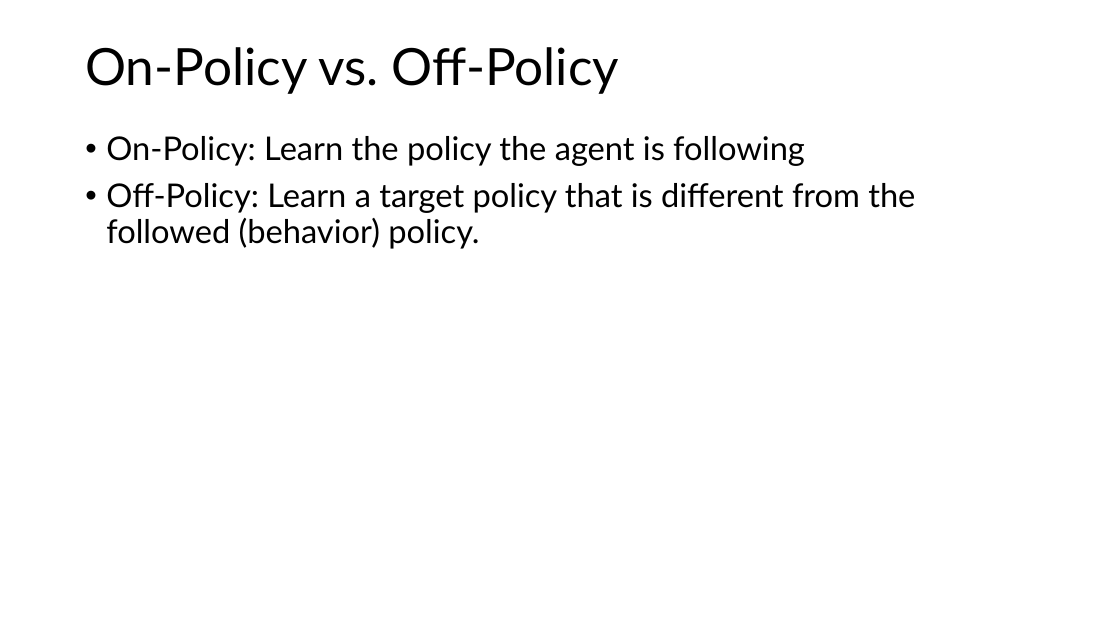
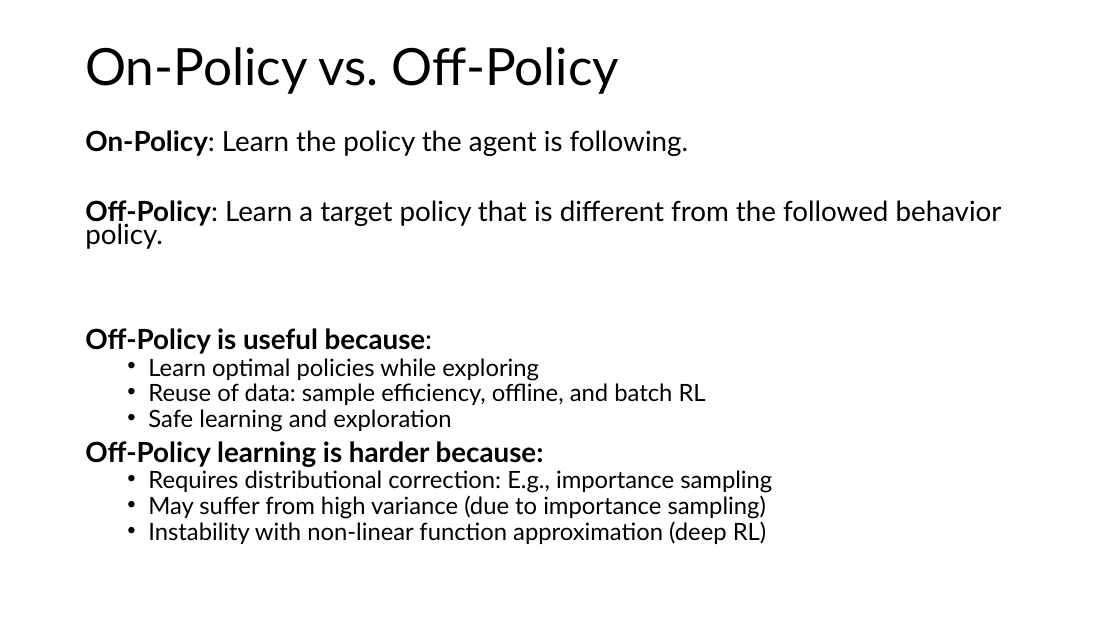
Before and after one commit to mhahsler/Introduction_to_Reinforcement_Learning, a slide deck: slide 20 of slides/Lecture_Chapter08.pptx (slide 23 before the commit). Drawn at 1120x630 pixels with LibreOffice and Linux fonts; fonts in the diff are those of the drawing. Boxes give left, top, right and bottom in pixels: in the first picture for what was removed or moved away, otherwise in the second. Text is boxed around its words. In the diff, an @@ line names an element or a change of style, - is before the commit and + after.

```diff
--- a/slides/Lecture_Chapter08.pptx
+++ b/slides/Lecture_Chapter08.pptx
@@ text at box(85, 130, 1002, 544): text changed; size 28 to 20.4 pt @@
-• On-Policy: Learn the policy the agent is following
-• Off-Policy: Learn a target policy that is different from the followed (behavior) policy.
+On-Policy: Learn the policy the agent is following.
+Off-Policy: Learn a target policy that is different from the followed behavior policy.
+Off-Policy is useful because:
+  • Learn optimal policies while exploring
+  • Reuse of data: sample efficiency, offline, and batch RL
+  • Safe learning and exploration
+Off-Policy learning is harder because:
+  • Requires distributional correction: E.g., importance sampling
+  • May suffer from high variance (due to importance sampling)
+  • Instability with non-linear function approximation (deep RL)
```
Also in this commit, not shown: 16 other slides changed, 3 slides removed, 5 other files.
